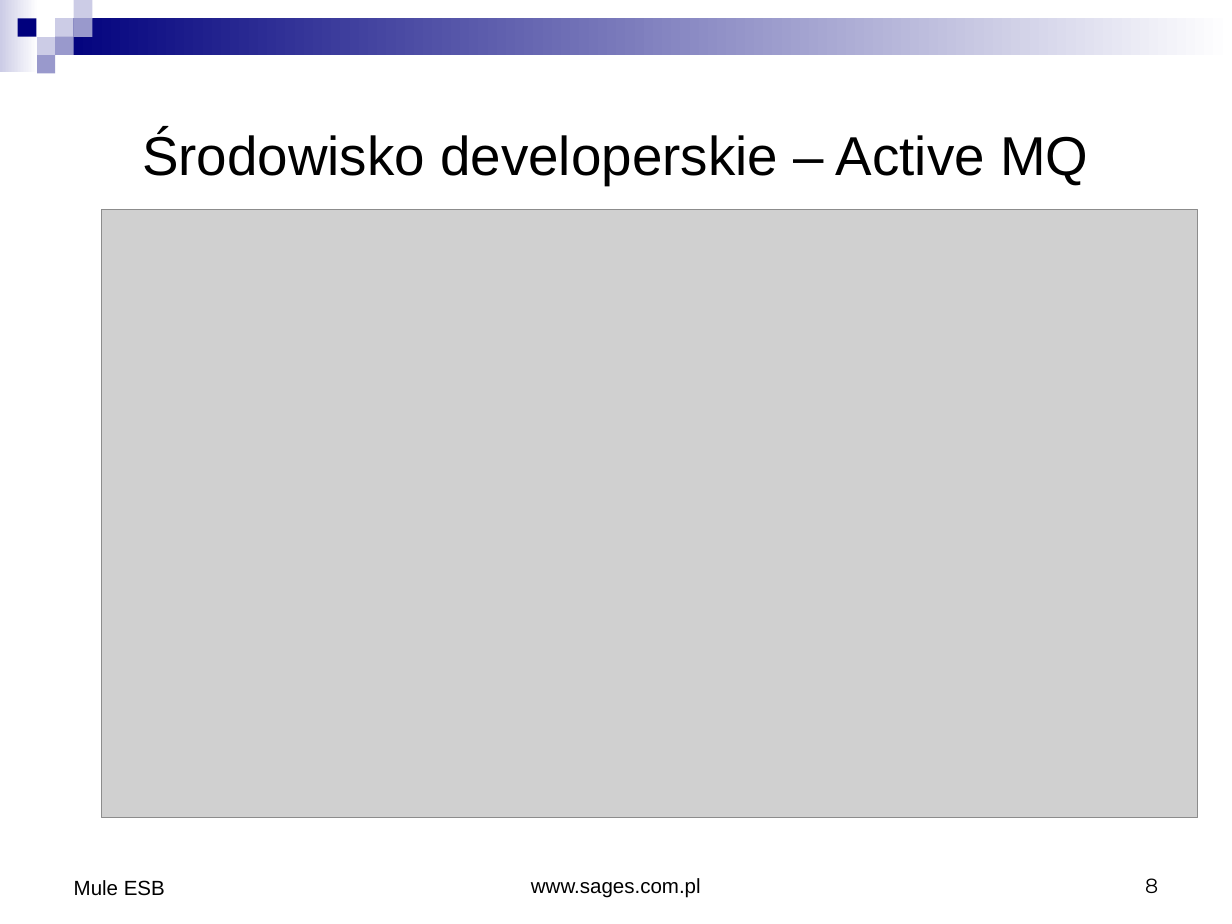
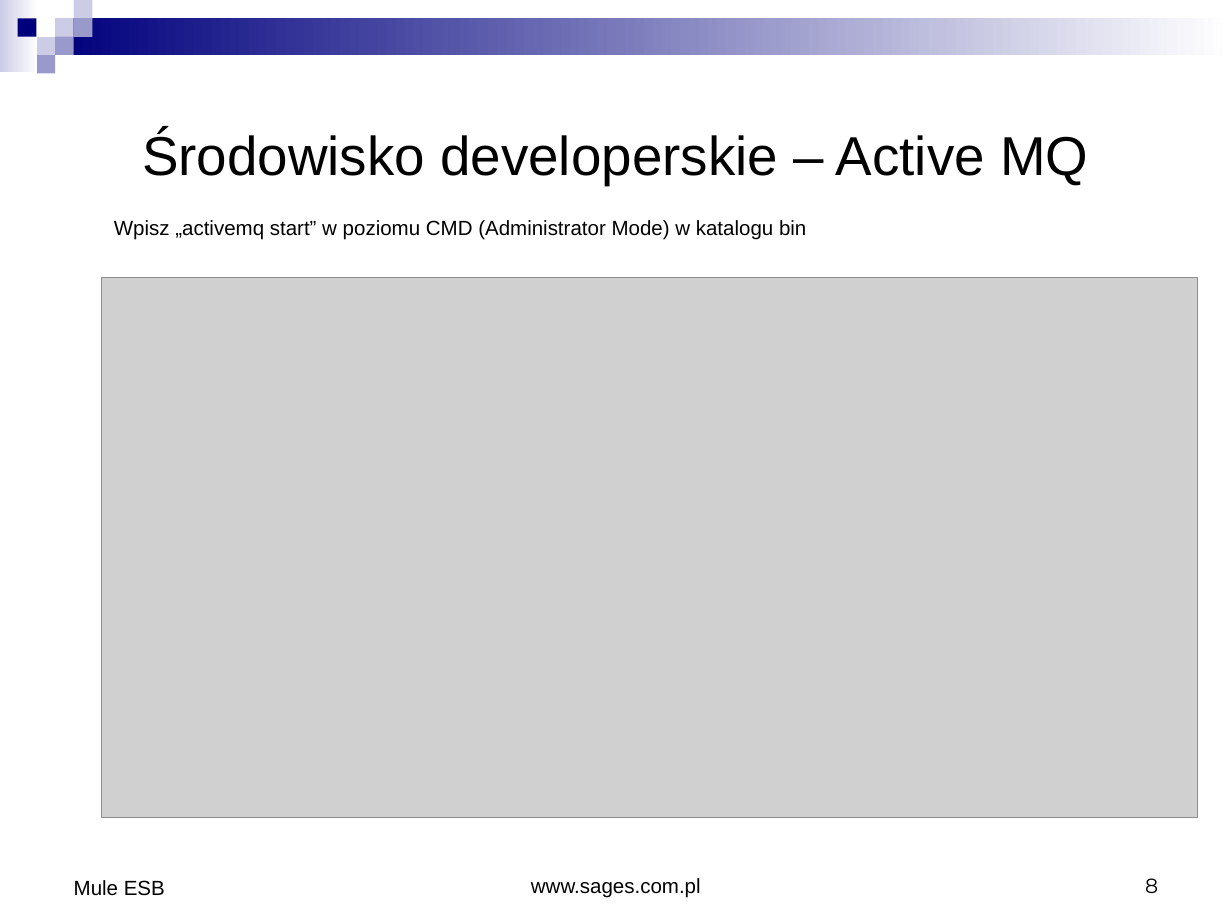
Before and after one commit to pawelpietrasz/resources, a slide deck: slide 8 of Rozdział 2/2.pptx. Drawn at 1232x924 pixels with LibreOffice and Linux fonts; fonts in the diff are those of the drawing; grey boxes stand for pictures. Boxes give left, top, right and bottom in pixels: in the first picture for what was removed or moved away, otherwise in the second. Text is boxed around its words. In the diff, an @@ line names an element or a change of style, - is before the commit and + after.

```diff
--- a/Rozdział 2/2.pptx
+++ b/Rozdział 2/2.pptx
@@ text added at [114,220,806,239], 12 pt, text #000000 @@
+Wpisz „activemq start” w poziomu CMD (Administrator Mode) w katalogu bin
@@ picture: place and size @@
-picture at [102,209,1198,818]
+picture at [102,277,1198,818]
```
Also in this commit, not shown: 2 other slides changed, 2 slides added.
